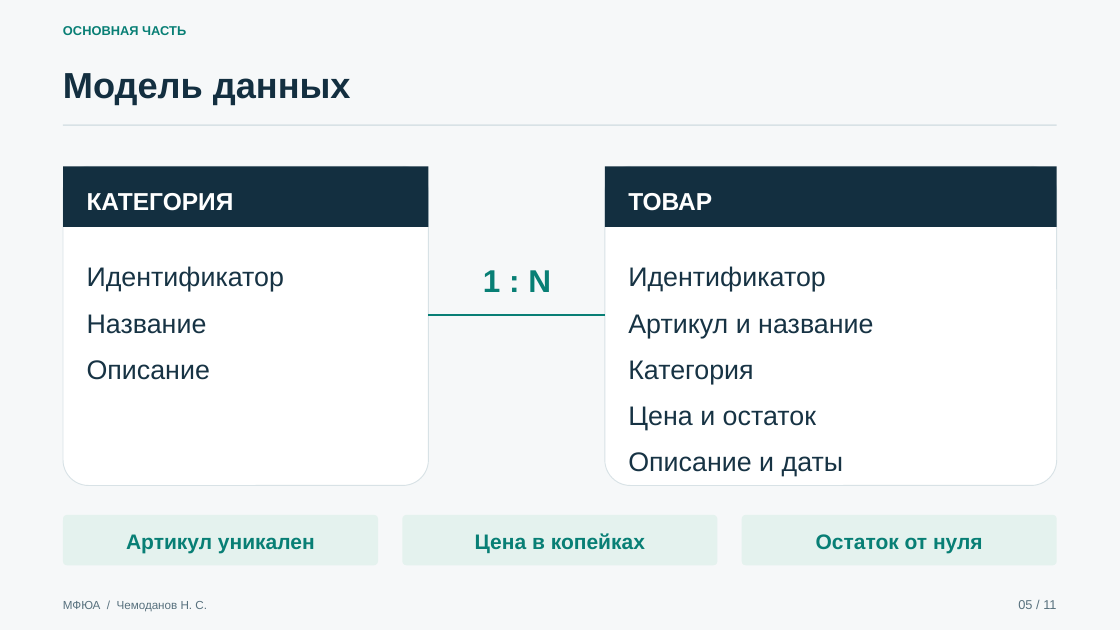
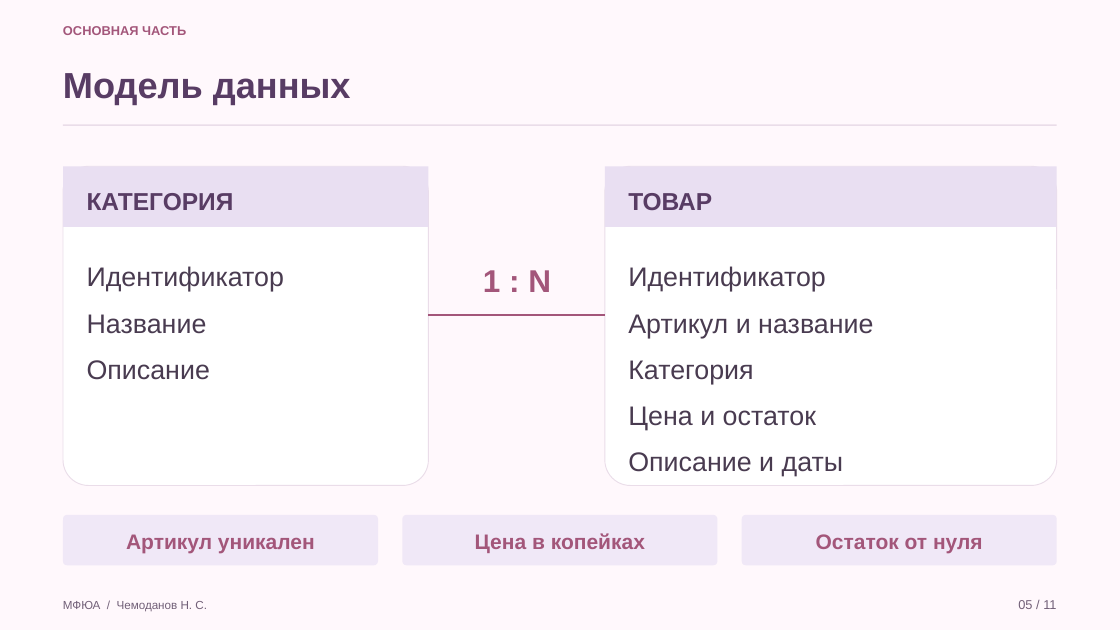
Before and after one commit to Koryza/kyyyyyrsach, a slide deck: slide 5 of docs/defense/catalog_defense.pptx. Drawn at 1120x630 pixels with LibreOffice and Linux fonts; fonts in the diff are those of the drawing. Boxes give left, top, right and bottom in pixels: in the first picture for what was removed or moved away, otherwise in the second. Text is boxed around its words. In the diff, an @@ line names an element or a change of style, - is before the commit and + after.

```diff
--- a/docs/defense/catalog_defense.pptx
+++ b/docs/defense/catalog_defense.pptx
@@ background #F6F8F9 to #FFF8FC @@
@@ text "Модель данных" at (63, 73, 351, 105): text colour #132F40 to #583C64 @@
@@ rectangle at (63, 124, 1057, 126): fill #D8E2E6 to #EADDE9 @@
@@ rounded rectangle at (63, 166, 429, 486): outline #D8E2E6 0.8 pt to #EADDE9 0.8 pt @@
@@ rectangle at (63, 166, 429, 227): fill #132F40 to #E9DFF2 @@
@@ rounded rectangle at (605, 166, 1057, 486): outline #D8E2E6 0.8 pt to #EADDE9 0.8 pt @@
@@ rectangle at (605, 166, 1057, 227): fill #132F40 to #E9DFF2 @@
@@ text "КАТЕГОРИЯ" at (87, 193, 234, 210): text colour #FFFFFF to #583C64 @@
@@ text "ТОВАР" at (628, 193, 712, 210): text colour #FFFFFF to #583C64 @@
@@ line (429, 315) - (605, 315): stroke #087F75 2 pt to #A3567A 2 pt @@
@@ text colour #173344 to #493B50 in 8 elements at (87, 266, 285, 292), (87, 314, 207, 334), (87, 360, 210, 380), (628, 266, 826, 292), (628, 314, 873, 338), (628, 360, 753, 384), (628, 406, 816, 430), (628, 452, 844, 476) @@
@@ fill #E4F2EE to #F0E8F7 in 3 elements at (63, 515, 378, 565), (402, 515, 718, 565), (742, 515, 1057, 565) @@
@@ text colour #087F75 to #A3567A in 5 elements at (63, 26, 186, 35), (483, 270, 551, 292), (126, 534, 315, 554), (475, 533, 645, 553), (816, 534, 983, 554) @@
@@ text "МФЮА / Чемоданов Н. С." at (63, 601, 207, 612): text colour #58717E to #726078 @@
@@ text "05 / 11" at (1018, 600, 1056, 609): text colour #58717E to #726078 @@
```
Also in this commit, not shown: 9 other slides changed, 1 slide added, 1 slide removed, 8 other files.
